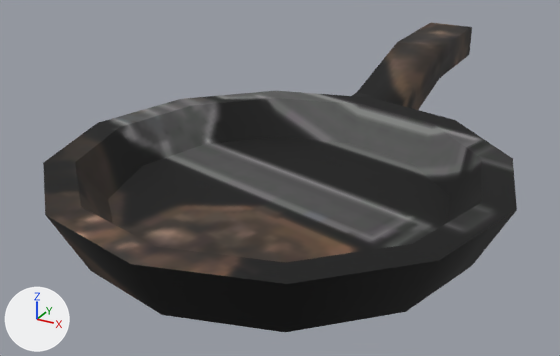
One commit to the glTF model public/assets/models/FryingPan.glb: the scene before it, then after it.
One viewpoint serves both versions: a 50 mm camera at (0.152, -0.453, 0.133) aimed at (-0.024, -0.134, -0.027). The axes (+X, +Y, +Z) are drawn at lower left. The lights are the same throughout. The picture after the commit comes second.
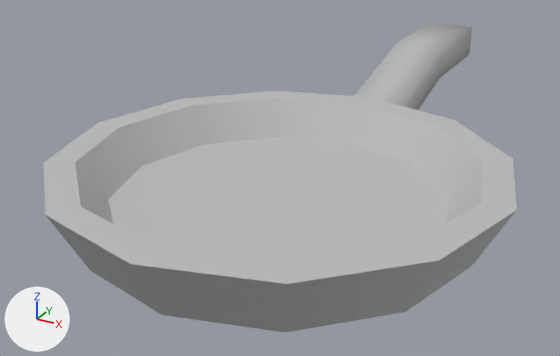
Pixel boxes [x1, y1, x2, y2] of what changed, in the pictures (560 x 356 px):
```json
{"object": "Mesh_0", "change": "surface changed", "before": [43, 23, 517, 332], "after": [43, 23, 517, 332], "on screen": "lighter"}
```

The change, as JSON lines over the scene's bpy script:
```json
{"op": "remove", "block": "mat_fooditems", "code": "mat_fooditems.texture = img_image_0"}
{"op": "add", "block": "mat_fooditems", "code": "mat_fooditems.base_color = (0.5, 0.5, 0.5)  # grey #bcbcbc"}
```
